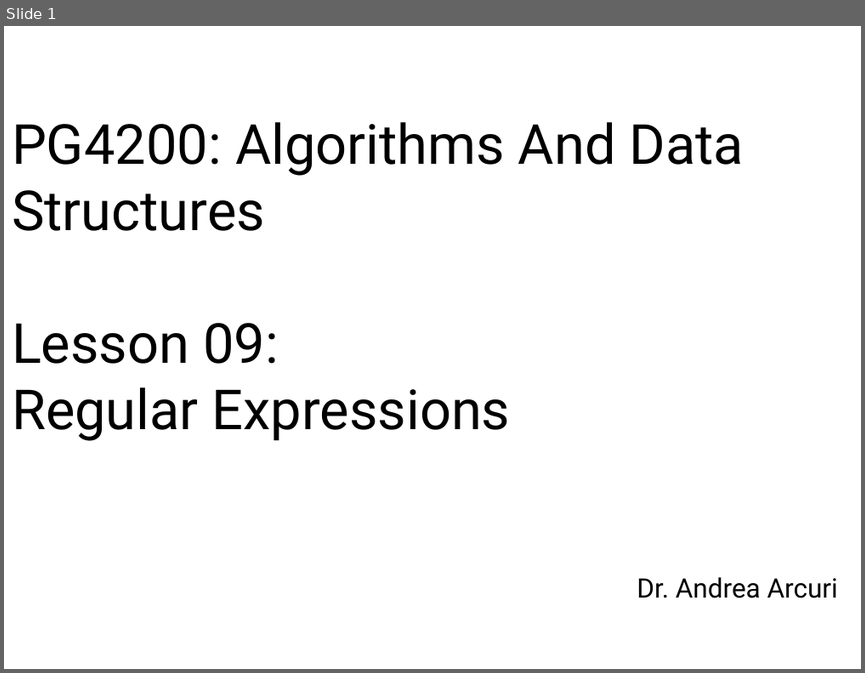
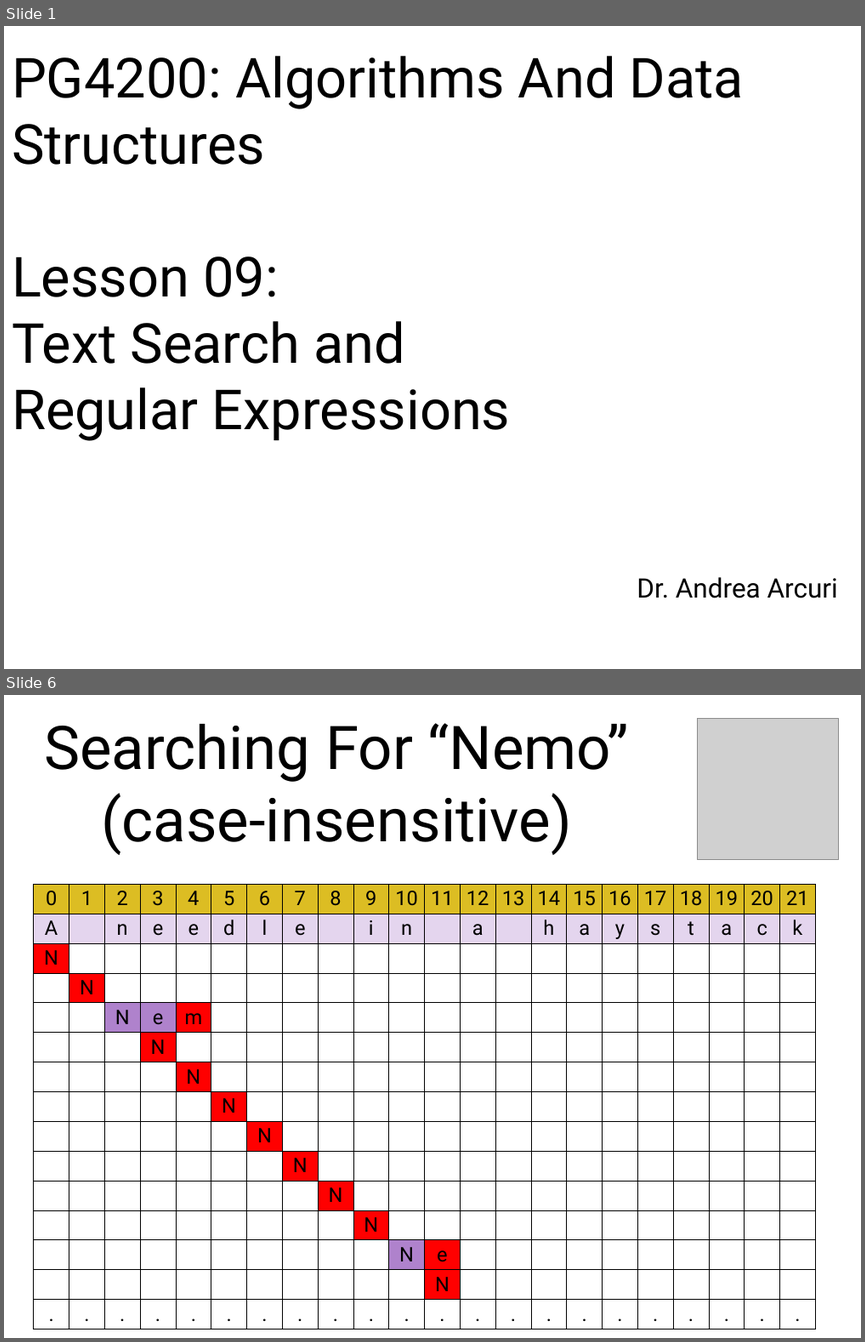
Before and after one commit to arcuri82/algorithms, a slide deck: docs/slides/09/09_regex.pptx. Shown one above the other, each under a label of ours: slide 1 before the commit, slides 1 and 6 after it; the slides between them are not shown. The pictures are 865x673 and 865x1342 pixels, drawn with LibreOffice and Linux fonts; fonts in the diff are those of the drawing; grey boxes stand for pictures. Boxes give left, top, right and bottom in pixels: in the first picture for what was removed or moved away, otherwise in the second. Text is boxed around its words. In the diff, an @@ line names an element or a change of style, - is before the commit and + after.

```diff
--- a/docs/slides/09/09_regex.pptx
+++ b/docs/slides/09/09_regex.pptx
@@ slide 6 added at [4,695,861,1338], background #FFFFFF @@
@@ picture added at [697,719,838,860] @@
@@ title added at [44,723,629,855], 72 pt, text #000000 @@
+Searching For “Nemo”
+(case-insensitive)
@@ table added at [34,885,816,1336], 15 rows, 22 columns @@
+0 | 1 | 2 | 3 | 4 | 5 | 6 | 7 | 8 | 9 | 10 | 11 | 12 | 13 | 14 | 15 | 16 | 17 | 18 | 19 | 20 | 21
+A |  | n | e | e | d | l | e |  | i | n |  | a |  | h | a | y | s | t | a | c | k
+N |  |  |  |  |  |  |  |  |  |  |  |  |  |  |  |  |  |  |  |  | 
+ | N |  |  |  |  |  |  |  |  |  |  |  |  |  |  |  |  |  |  |  | 
+ |  | N | e | m |  |  |  |  |  |  |  |  |  |  |  |  |  |  |  |  | 
+ |  |  | N |  |  |  |  |  |  |  |  |  |  |  |  |  |  |  |  |  | 
+ |  |  |  | N |  |  |  |  |  |  |  |  |  |  |  |  |  |  |  |  | 
+ |  |  |  |  | N |  |  |  |  |  |  |  |  |  |  |  |  |  |  |  | 
+ |  |  |  |  |  | N |  |  |  |  |  |  |  |  |  |  |  |  |  |  | 
+ |  |  |  |  |  |  | N |  |  |  |  |  |  |  |  |  |  |  |  |  | 
+ |  |  |  |  |  |  |  | N |  |  |  |  |  |  |  |  |  |  |  |  | 
+ |  |  |  |  |  |  |  |  | N |  |  |  |  |  |  |  |  |  |  |  | 
+ |  |  |  |  |  |  |  |  |  | N | e |  |  |  |  |  |  |  |  |  | 
+ |  |  |  |  |  |  |  |  |  |  | N |  |  |  |  |  |  |  |  |  | 
+. | . | . | . | . | . | . | . | . | . | . | . | . | . | . | . | . | . | . | . | . | .
@@ slide 1 changed as well @@
@@ title at [12,56,744,441]: text changed @@
-PG4200: Algorithms And Data Structures
-Lesson 09:
-Regular Expressions
+PG4200: Algorithms And Data Structures
+Lesson 09:
+Text Search and
+Regular Expressions
```
Also in this commit, not shown: 14 other slides added, 7 other files.
